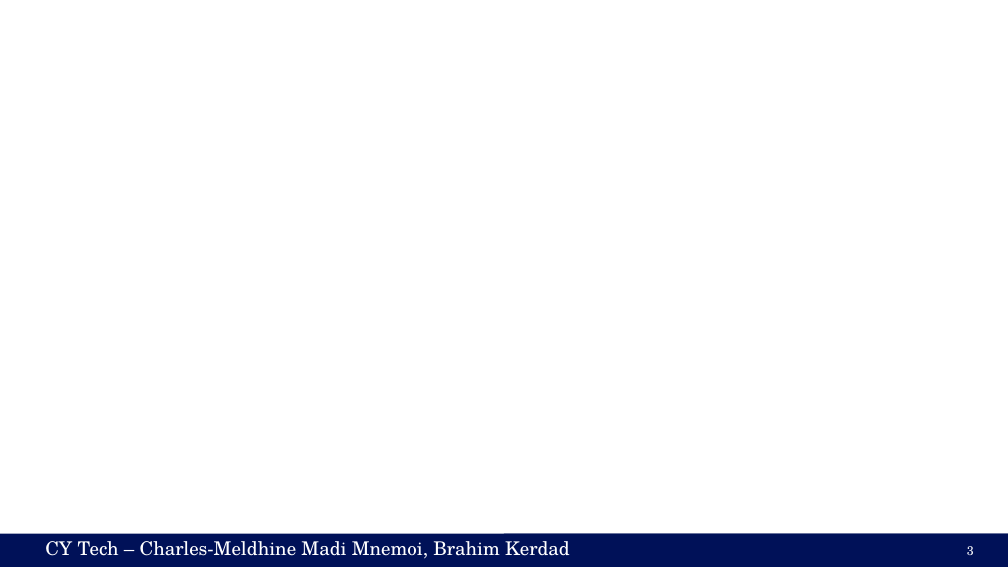
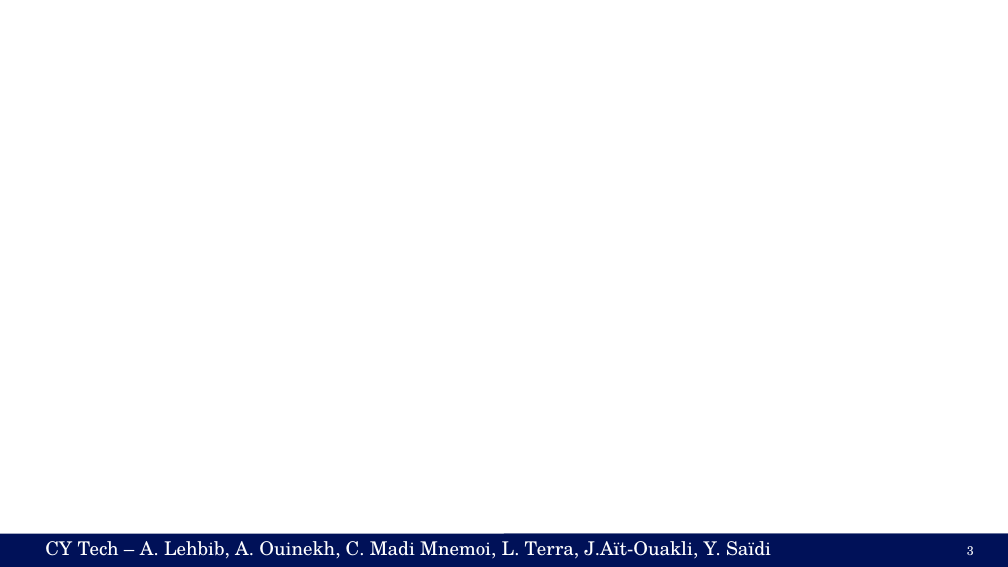
Before and after one commit to cmnemoi/cytech_sparks, a slide deck: slide 3 of presentation.pptx. Drawn at 1008x567 pixels with LibreOffice and Linux fonts; fonts in the diff are those of the drawing; background and template pictures are left out. Boxes give left, top, right and bottom in pixels: in the first picture for what was removed or moved away, otherwise in the second. Text is boxed around its words. In the diff, an @@ line names an element or a change of style, - is before the commit and + after.

```diff
--- a/presentation.pptx
+++ b/presentation.pptx
@@ text at [85,541,771,559]: text changed @@
-CY Tech – Charles-Meldhine Madi Mnemoi, Brahim Kerdad
+CY Tech – A. Lehbib, A. Ouinekh, C. Madi Mnemoi, L. Terra, J.Aït-Ouakli, Y. Saïdi
```
Also in this commit, not shown: 12 other slides changed, 3 slides added, 1 slide removed, 4 other files.
